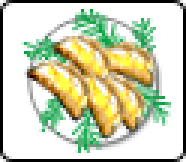
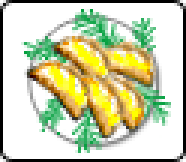
Layered file, before and after one edit (186 × 162). Changes by layer:
painted on "пельмени (копия)" over (36, 36, 153, 126)
